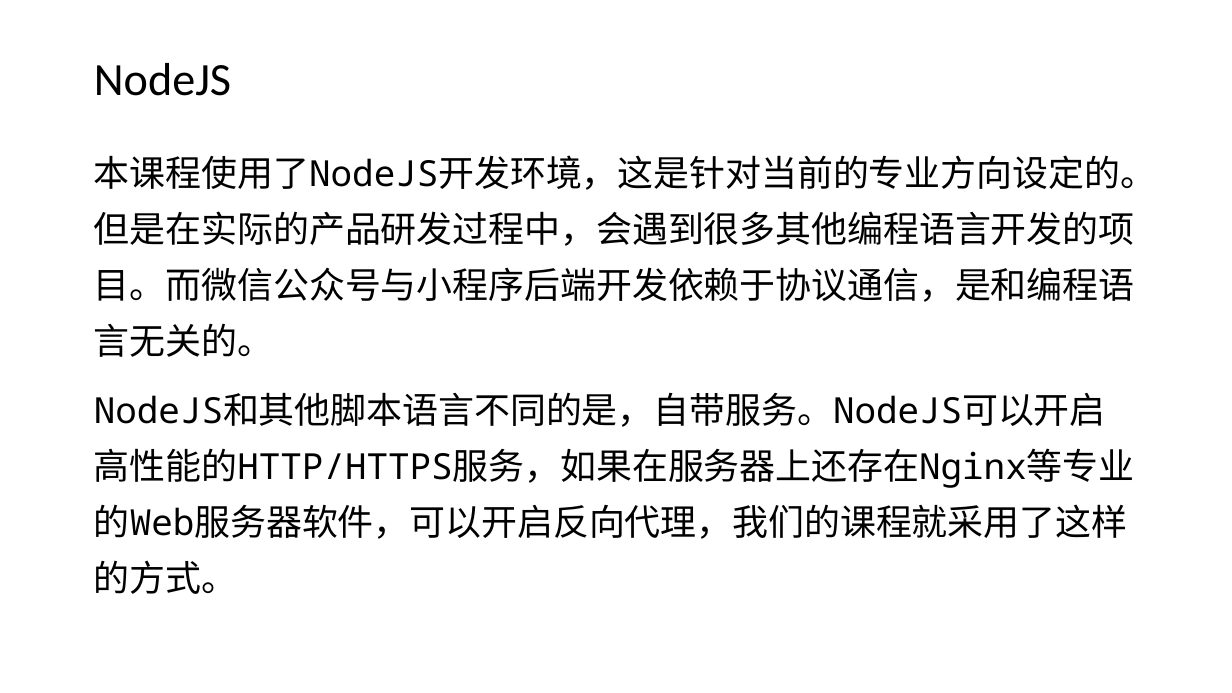
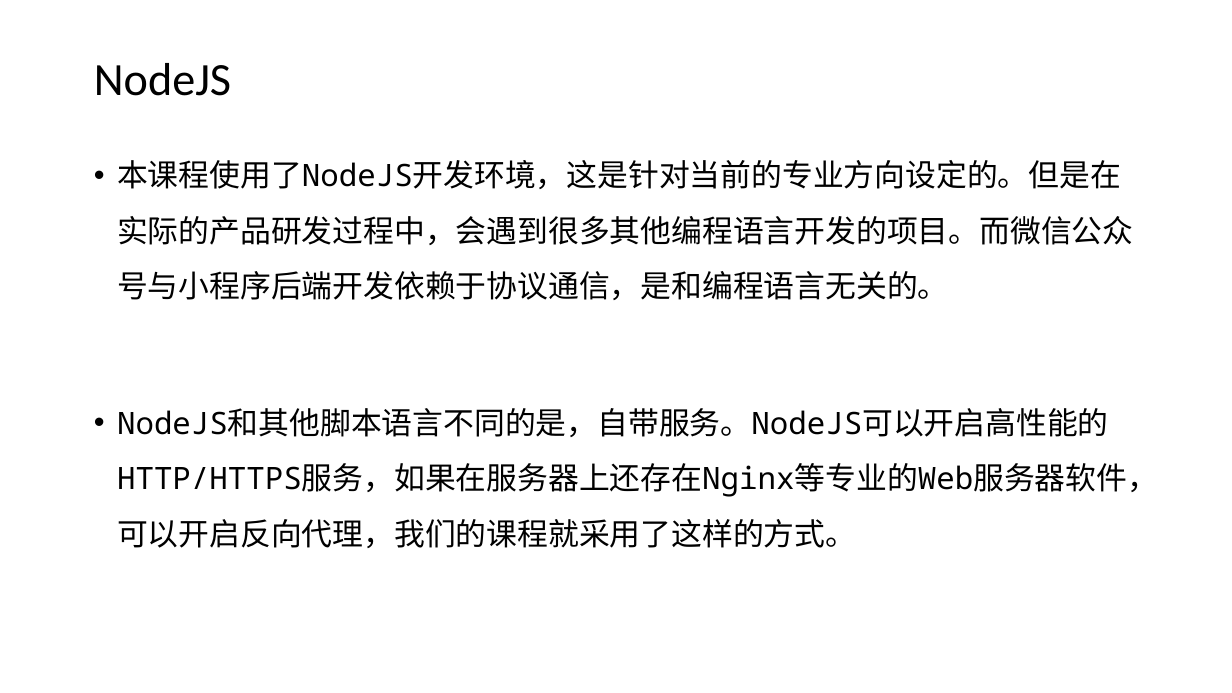
Before and after one commit to edu2act/course-wechat-and-miniprogram, a slide deck: slide 2 of ch01/技术清单.pptx. Drawn at 1232x693 pixels with LibreOffice and Linux fonts; fonts in the diff are those of the drawing. Boxes give left, top, right and bottom in pixels: in the first picture for what was removed or moved away, otherwise in the second. Text is boxed around its words. In the diff, an @@ line names an element or a change of style, - is before the commit and + after.

```diff
--- a/ch01/技术清单.pptx
+++ b/ch01/技术清单.pptx
@@ text "本课程使用了NodeJS开发环境，这是针对当前的专业方向设定的。但是在实际的产品研发过程中，会遇到很多其他编程语言开发的 ..." at box(117, 160, 1158, 548): size 28 to 24 pt; bullet none to •; line spacing 1.3 to 1.5 @@
```
Also in this commit, not shown: 7 other slides changed, 3 other files.
